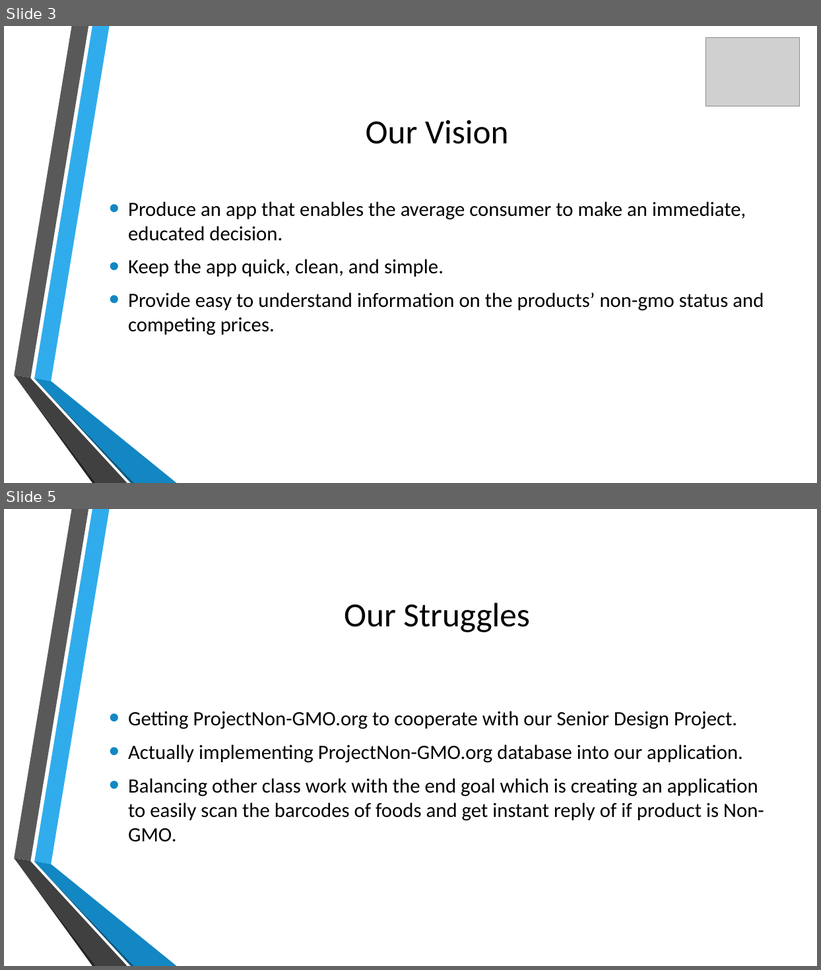
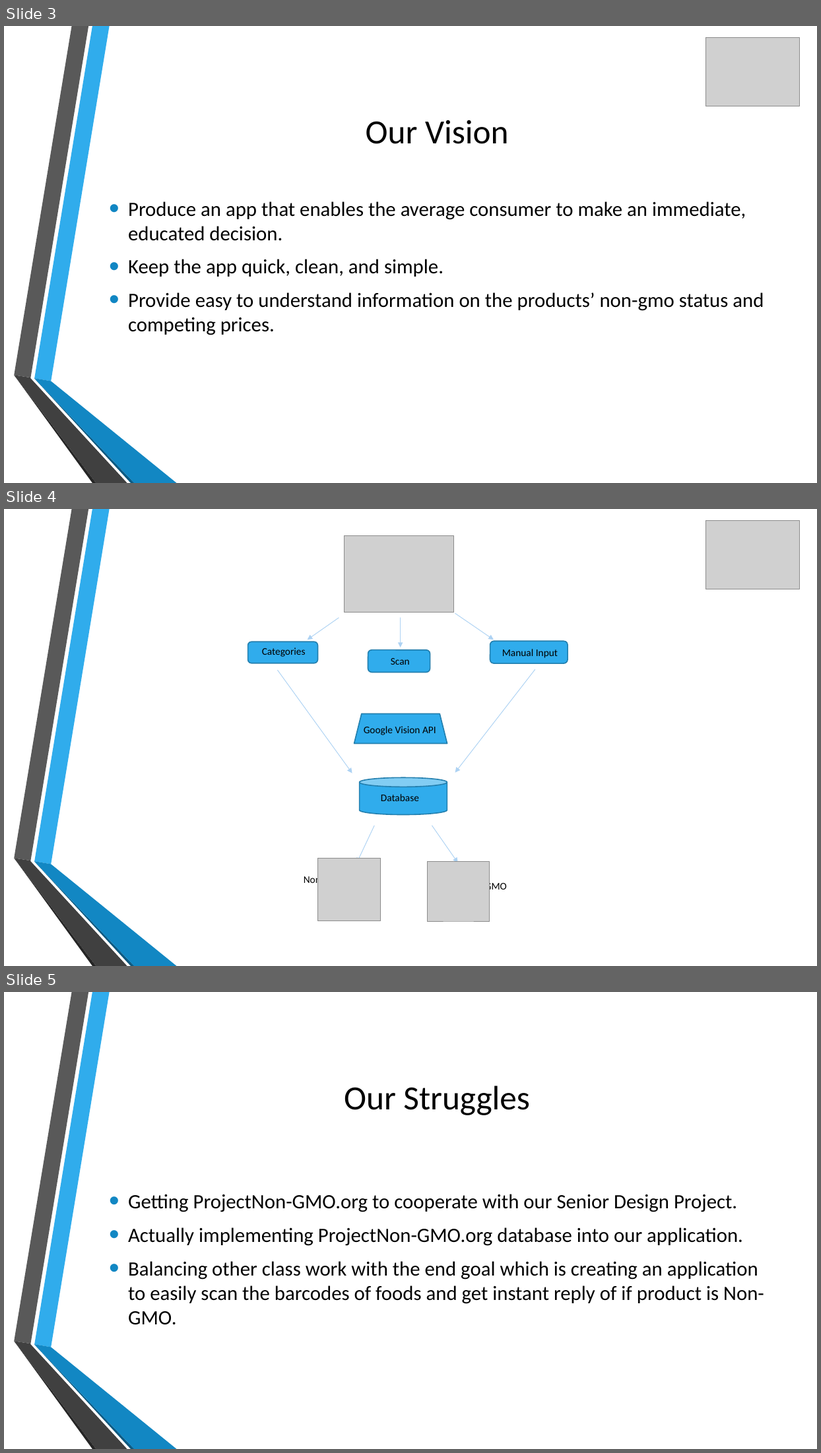
Before and after one commit to Non-GMO/project-boiler-plate, a slide deck: Documents/PracticePresentation.pptx. Shown one above the other, each under a label of ours: slides 3 and 5 before the commit, slides 3, 4 and 5 after it; the slides between them are not shown. The pictures are 821x970 and 821x1453 pixels, drawn with LibreOffice and Linux fonts; fonts in the diff are those of the drawing; grey boxes stand for pictures; background and template pictures are left out. Boxes give left, top, right and bottom in pixels: in the first picture for what was removed or moved away, otherwise in the second. Text is boxed around its words. In the diff, an @@ line names an element or a change of style, - is before the commit and + after.

Commit message:
Presentation

```diff
--- a/Documents/PracticePresentation.pptx
+++ b/Documents/PracticePresentation.pptx
@@ slide 4 added at (4,509,817,966), background picture (left out); not listed: 6 template elements that a slide beside it also shows @@
@@ picture added at (706,521,800,590) @@
@@ group added at (248,536,568,922): 7 arrows, 7 texts, 3 rounded rectangles, 3 pictures, 1 trapezoid, 1 cylinder @@
+Scan
+Google Vision API
+Database
+Categories
+Manual Input
+Non-GMO
+GMO
```
Also in this commit, not shown: 1 slide removed, 2 other files.
